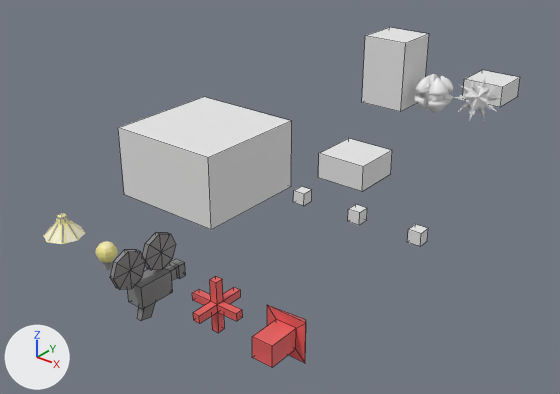
The Blender file etc/blend/Objects.blend: old version first, new version second.
Both versions are drawn from a 50 mm camera at (6.92, -13.09, 5.67) aimed at (-1.2, -2.93, -0.62). Arrows for +X, +Y and +Z are at lower left; the lights stay in place. Mesh edges are drawn as thin lines on the coarser meshes.

In view in the first picture: 'Bomb', 'CameraHandler', 'Crate', 'Director', 'Ice', 'Player', 'Point', 'Scene_b2', 'Spotlight', 'Template_Pad'.
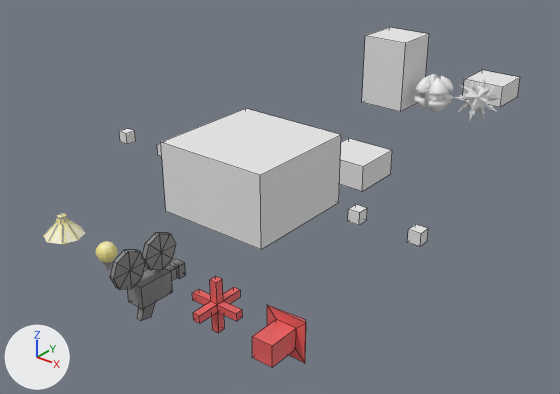
Boxes (x1, y1, x2, y2) around the edits, measured in the pictures (560 x 394 px):
'Scene_b2', moved
    before: (118, 97, 292, 230)
    after: (161, 109, 341, 250)
'SlidingBrush', added
    after: (119, 128, 136, 144)

What the commit changed:
Mesh me_slidingbrush is new.
It is a box spanning x -0.1..0.1, y -0.1..0.1, z -0.1..0.1.
It uses material mat_scene_b2_m0 (its picture is missing).
Object 'Scene_b2' (ob_scene_b2) moves from (-1.5, -4.5, 0.5) to (-0.5, -4.5, 0.5).
Object 'SlidingBrush' (ob_slidingbrush) is new; it shows me_slidingbrush.
Its location is (-3.5, -4.5, 0.5).
